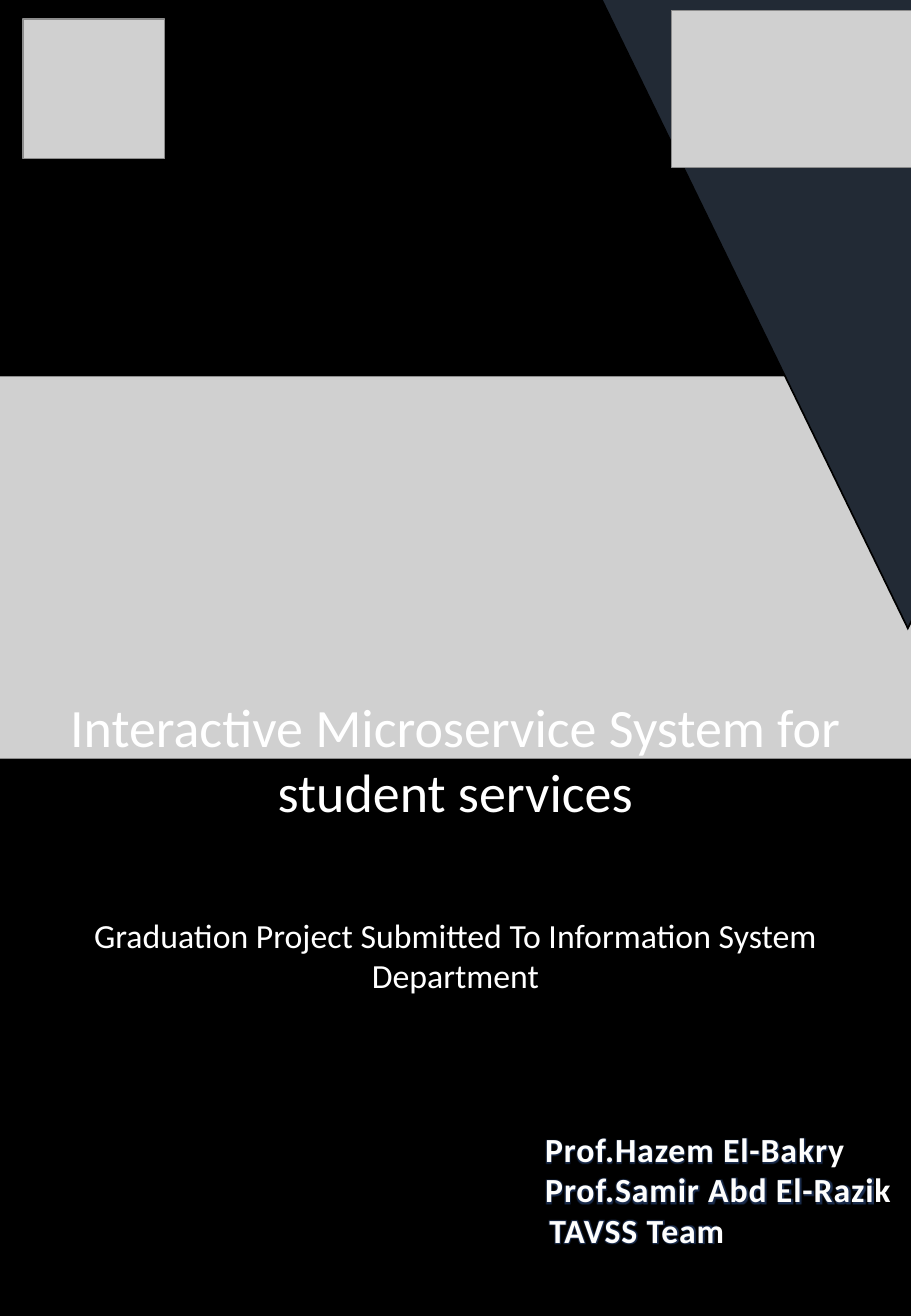
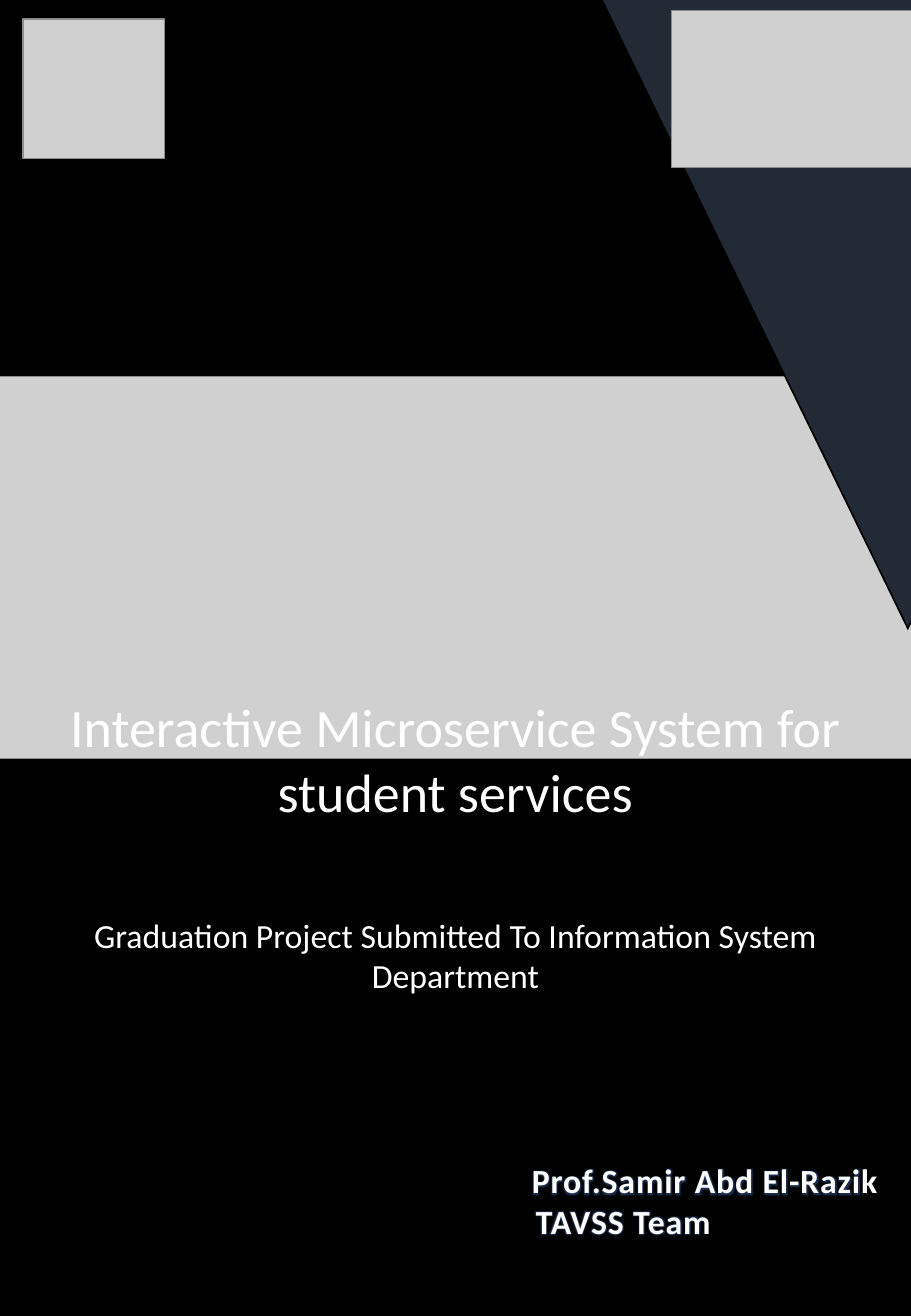
Before and after one commit to mans-tavss/TavssOnContainers-Documentation, a slide deck: slide 1 of Versions/Cover.pptx. Drawn at 911x1316 pixels with LibreOffice and Linux fonts; fonts in the diff are those of the drawing; grey boxes stand for pictures. Boxes give left, top, right and bottom in pixels: in the first picture for what was removed or moved away, otherwise in the second. Text is boxed around its words. In the diff, an @@ line names an element or a change of style, - is before the commit and + after.

```diff
--- a/Versions/Cover.pptx
+++ b/Versions/Cover.pptx
@@ text removed at [545,1138,844,1168] @@
-Prof.Hazem El-Bakry
@@ text "Prof.Samir Abd El-Razik": place and size @@
-text "Prof.Samir Abd El-Razik" at [545,1178,891,1204]
+text "Prof.Samir Abd El-Razik" at [532,1169,878,1195]
@@ text "TAVSS Team": place and size @@
-text "TAVSS Team" at [549,1220,725,1244]
+text "TAVSS Team" at [536,1211,711,1235]
```
Also in this commit, not shown: 1 slide added, 6 other files.
